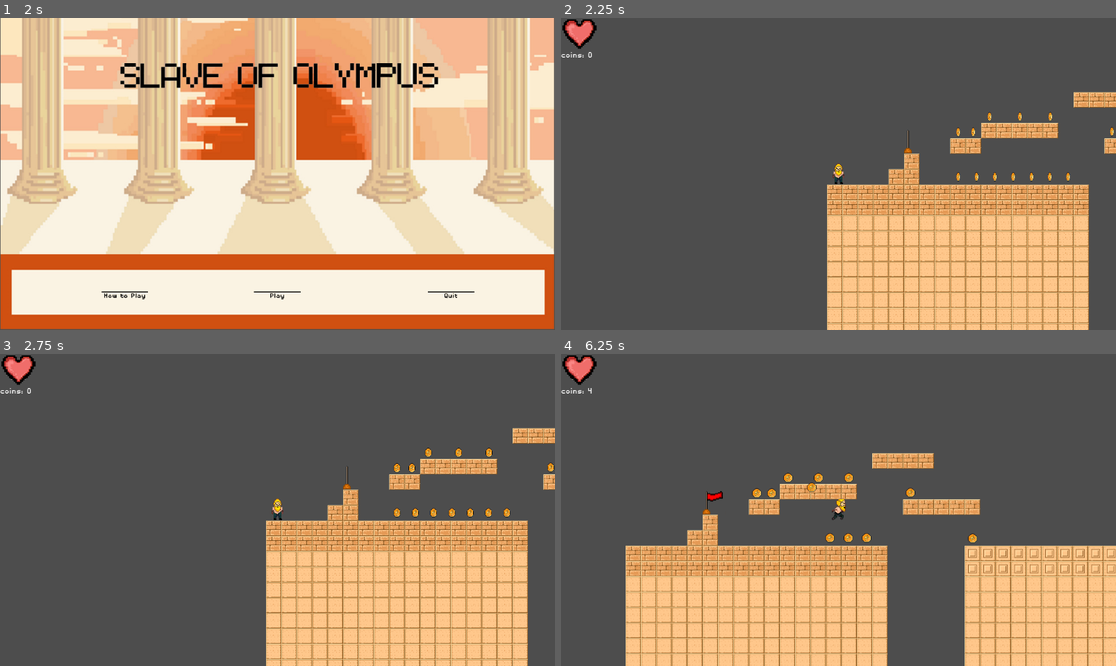
Above: before the commit, frames 1-4 (two rows, left to right).
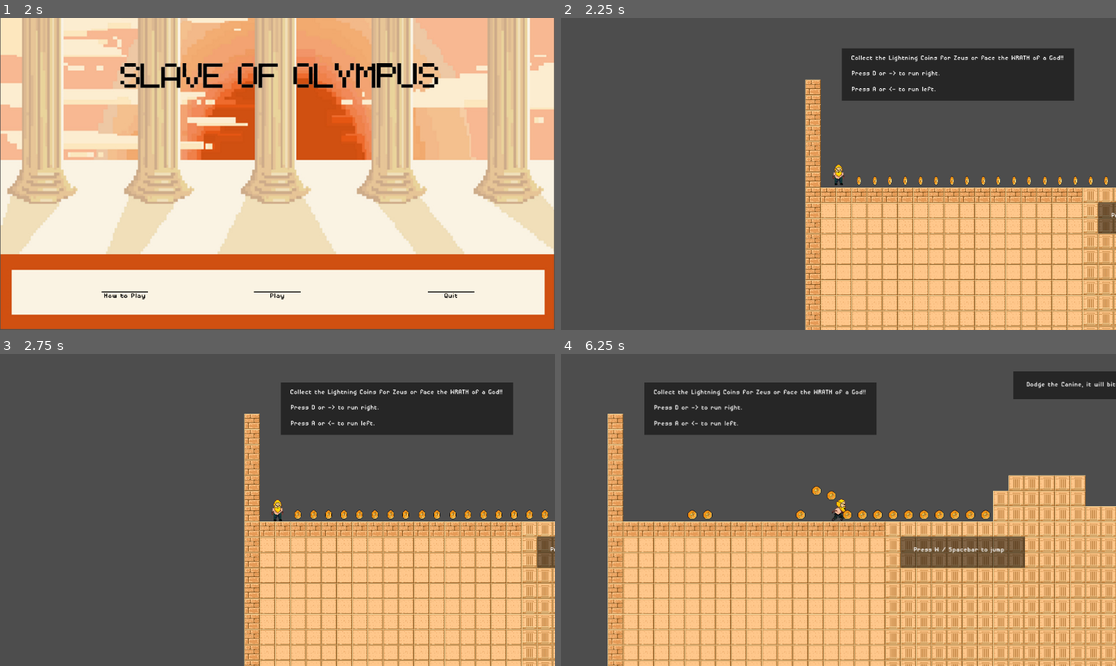
Above: after the commit, the same moments.

Repository: Keezgeez/Slave-Of-Olympus
Game: Godot game, scene res://Scenes/main_menu.tscn
Same seed, same stepped clock (60 frames per second), same inputs: the game is played once before the commit and once after it.
Inputs:
- Up to frame 1 (2 s): click "How to Play" at 0.5 s; click "Back" at 1.25 s
- Up to frame 2 (2.25 s): click "Play" at 2 s
- Up to frame 3 (2.75 s): no input
- Up to frame 4 (6.25 s): tap D every 0.75 s from 2.75 to 5.75 s; hold Right (ui_right) 2.78-4.28 s; tap Enter (ui_accept) at 3.02, 3.77, 5.27, 6.02 s; hold Left (ui_left) 4.28-5.03 s; hold Right (ui_right) from 5.03 s (still down)

Frame 1 is identical in both runs. In frame 2, 25% of the frame differs, in the area x 0-100%, y 0-100%; in frame 3, 25%; in frame 4, 44%.

Commit message:
changeScene

Diff:
--- a/Main Menu.gd
+++ b/Main Menu.gd
@@ -10,7 +10,7 @@
 
 func _on_how_to_play_pressed():
 
-	get_tree().change_scene_to_file("res://Scenes/game.tscn")
+	get_tree().change_scene_to_file("res://Scenes/tutorial.tscn")
 
 
 func _on_quit_pressed():
--- a/Scenes/canine.tscn
+++ b/Scenes/canine.tscn
@@ -1,6 +1,6 @@
 [gd_scene load_steps=19 format=3 uid="uid://qlkum7x2dw3b"]
 
-[ext_resource type="Script" path="res://Scenes/canine.gd" id="1_jvtkg"]
+[ext_resource type="Script" path="res://Scripts/canine.gd" id="1_37v7c"]
 [ext_resource type="Texture2D" uid="uid://c80dsbu7u33oe" path="res://Assets/Enemies/EnemyCanine.png" id="1_spehl"]
 [ext_resource type="PackedScene" uid="uid://ds4g2alyym1nv" path="res://Scenes/k_illzone.tscn" id="2_fh4dy"]
 
@@ -112,7 +112,7 @@
 size = Vector2(38, 9)
 
 [node name="Canine" type="Node2D"]
-script = ExtResource("1_jvtkg")
+script = ExtResource("1_37v7c")
 
 [node name="CanineEnemy" type="AnimatedSprite2D" parent="."]
 sprite_frames = SubResource("SpriteFrames_gqc7q")
--- a/Scenes/checkpoint.tscn
+++ b/Scenes/checkpoint.tscn
@@ -1,7 +1,7 @@
 [gd_scene load_steps=9 format=3 uid="uid://dujbfx3ykpkm4"]
 
 [ext_resource type="Texture2D" uid="uid://dhe4h70exwh1k" path="res://Assets/Flag/FinalFlag.png" id="1_j57b2"]
-[ext_resource type="Script" path="res://Scenes/checkpoint.gd" id="1_rtmge"]
+[ext_resource type="Script" path="res://Scripts/checkpoint.gd" id="1_tcatg"]
 
 [sub_resource type="AtlasTexture" id="AtlasTexture_e2q04"]
 atlas = ExtResource("1_j57b2")
@@ -48,7 +48,7 @@
 size = Vector2(6, 45)
 
 [node name="Checkpoint" type="Node2D"]
-script = ExtResource("1_rtmge")
+script = ExtResource("1_tcatg")
 
 [node name="Flag" type="AnimatedSprite2D" parent="."]
 sprite_frames = SubResource("SpriteFrames_r4wph")
--- a/Scenes/game.tscn
+++ b/Scenes/game.tscn
@@ -16,7 +16,7 @@
 [ext_resource type="Script" path="res://Scripts/fourthMovingPlatform.gd" id="15_r4e3l"]
 [ext_resource type="Script" path="res://Scripts/fifthMovingPlatform.gd" id="16_ucaja"]
 [ext_resource type="Script" path="res://Scripts/sixthMovingPlatform.gd" id="17_jwtfm"]
-[ext_resource type="Script" path="res://Scenes/seventhMovingPlatform.gd" id="18_15r15"]
+[ext_resource type="Script" path="res://Scripts/seventhMovingPlatform.gd" id="18_15r15"]
 [ext_resource type="PackedScene" uid="uid://bplaekyvrylor" path="res://Scenes/hitpoints.tscn" id="20_12ydy"]
 [ext_resource type="PackedScene" uid="uid://4wgs2qpp7ss6" path="res://Scenes/hud.tscn" id="20_rwnhf"]
 [ext_resource type="PackedScene" uid="uid://dujbfx3ykpkm4" path="res://Scenes/checkpoint.tscn" id="21_ssroo"]
--- a/Scenes/hitpoints.tscn
+++ b/Scenes/hitpoints.tscn
@@ -1,6 +1,6 @@
 [gd_scene load_steps=9 format=3 uid="uid://bplaekyvrylor"]
 
-[ext_resource type="Script" path="res://Scenes/hitpoints.gd" id="1_ecyco"]
+[ext_resource type="Script" path="res://Scripts/hitpoints.gd" id="1_ecyco"]
 [ext_resource type="Texture2D" uid="uid://c7bcw061kyh18" path="res://Assets/HitPoints/harthart.png" id="1_xlg5m"]
 
 [sub_resource type="AtlasTexture" id="AtlasTexture_mpuar"]
--- a/Scenes/main_menuOptions.tscn
+++ b/Scenes/main_menuOptions.tscn
@@ -1,6 +1,6 @@
 [gd_scene load_steps=5 format=3 uid="uid://btxkyb7cj2mnq"]
 
-[ext_resource type="Script" path="res://Scenes/main_menuOptions.gd" id="1_py55x"]
+[ext_resource type="Script" path="res://Scripts/main_menuOptions.gd" id="1_py55x"]
 [ext_resource type="FontFile" uid="uid://bcyl0krkskbkv" path="res://Assets/FontText/disposabledroid-bb.regular.ttf" id="2_0686i"]
 
 [sub_resource type="StyleBoxFlat" id="StyleBoxFlat_lyywy"]
--- a/Scenes/slave.tscn
+++ b/Scenes/slave.tscn
@@ -251,7 +251,7 @@
 [node name="Slaave" type="AnimatedSprite2D" parent="."]
 sprite_frames = SubResource("SpriteFrames_ky0n8")
 animation = &"JumpRight"
-frame_progress = 0.577868
+frame_progress = 0.343952
 
 [node name="CollisionShape2D" type="CollisionShape2D" parent="."]
 position = Vector2(0, 3)
--- a/tutorial.tscn
+++ b/Scenes/tutorial.tscn
@@ -1,18 +1,20 @@
-[gd_scene load_steps=17 format=3 uid="uid://2v6qhyyo1nus"]
-
-[ext_resource type="Texture2D" uid="uid://bus3xuwmlo0rb" path="res://Assets/InGameBackground/GameBG.png" id="1_2wbgu"]
-[ext_resource type="Texture2D" uid="uid://bnfeam3v2x6ct" path="res://Assets/Blocks/1.png" id="1_h81we"]
-[ext_resource type="Texture2D" uid="uid://cn12nhyeygvja" path="res://Assets/Blocks/2.png" id="2_p34ox"]
-[ext_resource type="Texture2D" uid="uid://bp5tx2fqnvxpt" path="res://Assets/Blocks/3.png" id="3_cks8e"]
-[ext_resource type="Texture2D" uid="uid://ccpvb5lk5ucrc" path="res://Assets/Blocks/4.png" id="4_c4v7q"]
-[ext_resource type="Texture2D" uid="uid://whyh77ycl45k" path="res://Assets/Blocks/SLAB.png" id="5_2opb3"]
-[ext_resource type="PackedScene" uid="uid://bk5ts2kw0uv3n" path="res://Scenes/slave.tscn" id="6_c44dc"]
-[ext_resource type="PackedScene" uid="uid://c66sd07qyxyht" path="res://Scenes/platform_falling.tscn" id="7_83bys"]
-[ext_resource type="PackedScene" uid="uid://cgf0bttuvf7vv" path="res://Scenes/coin.tscn" id="8_k8s5h"]
-[ext_resource type="FontFile" uid="uid://bcyl0krkskbkv" path="res://Assets/FontText/disposabledroid-bb.regular.ttf" id="9_cvnpv"]
+[gd_scene load_steps=19 format=3 uid="uid://2v6qhyyo1nus"]
+
+[ext_resource type="Texture2D" uid="uid://bus3xuwmlo0rb" path="res://Assets/InGameBackground/GameBG.png" id="1_21co0"]
+[ext_resource type="Texture2D" uid="uid://bnfeam3v2x6ct" path="res://Assets/Blocks/1.png" id="2_gabru"]
+[ext_resource type="Texture2D" uid="uid://cn12nhyeygvja" path="res://Assets/Blocks/2.png" id="3_xipn5"]
+[ext_resource type="Texture2D" uid="uid://bp5tx2fqnvxpt" path="res://Assets/Blocks/3.png" id="4_kg0sh"]
+[ext_resource type="Texture2D" uid="uid://ccpvb5lk5ucrc" path="res://Assets/Blocks/4.png" id="5_nblci"]
+[ext_resource type="Texture2D" uid="uid://whyh77ycl45k" path="res://Assets/Blocks/SLAB.png" id="6_ieojw"]
+[ext_resource type="PackedScene" uid="uid://bk5ts2kw0uv3n" path="res://Scenes/slave.tscn" id="7_2i3b8"]
+[ext_resource type="PackedScene" uid="uid://cgf0bttuvf7vv" path="res://Scenes/coin.tscn" id="8_cttqj"]
+[ext_resource type="FontFile" uid="uid://bcyl0krkskbkv" path="res://Assets/FontText/disposabledroid-bb.regular.ttf" id="9_ymfny"]
+[ext_resource type="PackedScene" uid="uid://c66sd07qyxyht" path="res://Scenes/platform_falling.tscn" id="10_m1vdg"]
+[ext_resource type="PackedScene" uid="uid://qlkum7x2dw3b" path="res://Scenes/canine.tscn" id="11_qqwe7"]
+[ext_resource type="PackedScene" uid="uid://u8rednxgr1y3" path="res://Scenes/zeu_z.tscn" id="12_65oom"]
 
 [sub_resource type="TileSetAtlasSource" id="TileSetAtlasSource_2ttem"]
-texture = ExtResource("1_h81we")
+texture = ExtResource("2_gabru")
 0:0/size_in_atlas = Vector2i(2, 2)
 0:0/0 = 0
 0:0/0/physics_layer_0/linear_velocity = Vector2(0, 0)
@@ -75,81 +77,81 @@
 format = 2
 layer_0/tile_data = PackedInt32Array(1245193, 0, 0, 1310729, 0, 0, 1310730, 0, 0, 1245194, 0, 0, 1310714, 0, 0, 1376250 …(21337 unchanged characters)…
 
-[node name="Slave" parent="." instance=ExtResource("6_c44dc")]
-position = Vector2(180, 33)
+[node name="Slave" parent="." instance=ExtResource("7_2i3b8")]
+position = Vector2(177, 33)
 
 [node name="Camera2D" type="Camera2D" parent="Slave"]
 
-[node name="Coin" parent="." instance=ExtResource("8_k8s5h")]
+[node name="Coin" parent="." instance=ExtResource("8_cttqj")]
 position = Vector2(379, 62)
 
-[node name="Coin13" parent="." instance=ExtResource("8_k8s5h")]
+[node name="Coin13" parent="." instance=ExtResource("8_cttqj")]
 position = Vector2(347, 62)
 
-[node name="Coin14" parent="." instance=ExtResource("8_k8s5h")]
+[node name="Coin14" parent="." instance=ExtResource("8_cttqj")]
 position = Vector2(315, 62)
 
-[node name="Coin15" parent="." instance=ExtResource("8_k8s5h")]
+[node name="Coin15" parent="." instance=ExtResource("8_cttqj")]
 position = Vector2(283, 62)
 
-[node name="Coin16" parent="." instance=ExtResource("8_k8s5h")]
+[node name="Coin16" parent="." instance=ExtResource("8_cttqj")]
 position = Vector2(252, 62)
 
-[node name="Coin17" parent="." instance=ExtResource("8_k8s5h")]
+[node name="Coin17" parent="." instance=ExtResource("8_cttqj")]
 position = Vector2(219, 62)
 
-[node name="Coin12" parent="." instance=ExtResource("8_k8s5h")]
+[node name="Coin12" parent="." instance=ExtResource("8_cttqj")]
 position = Vector2(379, 62)
 
-[node name="Coin2" parent="." instance=ExtResource("8_k8s5h")]
+[node name="Coin2" parent="." instance=ExtResource("8_cttqj")]
 position = Vector2(412, 62)
 
-[node name="Coin3" parent="." instance=ExtResource("8_k8s5h")]
+[node name="Coin3" parent="." instance=ExtResource("8_cttqj")]
 position = Vector2(443, 62)
 
-[node name="Coin4" parent="." instance=ExtResource("8_k8s5h")]
+[node name="Coin4" parent="." instance=ExtResource("8_cttqj")]
 position = Vector2(477, 62)
 
-[node name="Coin5" parent="." instance=ExtResource("8_k8s5h")]
+[node name="Coin5" parent="." instance=ExtResource("8_cttqj")]
 position = Vector2(508, 62)
 
-[node name="Coin6" parent="." instance=ExtResource("8_k8s5h")]
+[node name="Coin6" parent="." instance=ExtResource("8_cttqj")]
 position = Vector2(541, 62)
 
-[node name="Coin7" parent="." instance=ExtResource("8_k8s5h")]
+[node name="Coin7" parent="." instance=ExtResource("8_cttqj")]
 position = Vector2(572, 62)
 
-[node name="Coin8" parent="." instance=ExtResource("8_k8s5h")]
+[node name="Coin8" parent="." instance=ExtResource("8_cttqj")]
 position = Vector2(605, 62)
 
-[node name="Coin9" parent="." instance=ExtResource("8_k8s5h")]
+[node name="Coin9" parent="." instance=ExtResource("8_cttqj")]
 position = Vector2(636, 62)
 
-[node name="Coin10" parent="." instance=ExtResource("8_k8s5h")]
+[node name="Coin10" parent="." instance=ExtResource("8_cttqj")]
 position = Vector2(668, 62)
 
-[node name="Coin25" parent="." instance=ExtResource("8_k8s5h")]
+[node name="Coin25" parent="." instance=ExtResource("8_cttqj")]
 position = Vector2(700, 62)
 
-[node name="Coin11" parent="." instance=ExtResource("8_k8s5h")]
+[node name="Coin11" parent="." instance=ExtResource("8_cttqj")]
 position = Vector2(668, 62)
 
-[node name="Coin18" parent="." instance=ExtResource("8_k8s5h")]
+[node name="Coin18" parent="." instance=ExtResource("8_cttqj")]
 position = Vector2(732, 62)
 
-[node name="Coin19" parent="." instance=ExtResource("8_k8s5h")]
+[node name="Coin19" parent="." instance=ExtResource("8_cttqj")]
 position = Vector2(764, 62)
 
-[node name="Coin20" parent="." instance=ExtResource("8_k8s5h")]
+[node name="Coin20" parent="." instance=ExtResource("8_cttqj")]
 position = Vector2(796, 62)
 
-[node name="Coin21" parent="." instance=ExtResource("8_k8s5h")]
+[node name="Coin21" parent="." instance=ExtResource("8_cttqj")]
 position = Vector2(828, 62)
 
-[node name="Coin22" parent="." instance=ExtResource("8_k8s5h")]
+[node name="Coin22" parent="." instance=ExtResource("8_cttqj")]
 position = Vector2(860, 62)
 
-[node name="Coin23" parent="." instance=ExtResource("8_k8s5h")]
+[node name="Coin23" parent="." instance=ExtResource("8_cttqj")]
 position = Vector2(892, 62)
 
 [node name="ColorRect" type="ColorRect" parent="."]
@@ -243,42 +245,48 @@
 offset_top = -264.0
 offset_right = 2353.0
 offset_bottom = -210.0
-theme_override_fonts/font = ExtResource("9_cvnpv")
+theme_override_fonts/font = ExtResource("9_ymfny")
 text = "Go to Zeus to give the Lightning Coins you collected and claim
 your FREEDOM!"
 
-[node name="falling_platform" parent="." instance=ExtResource("7_83bys")]
+[node name="falling_platform" parent="." instance=ExtResource("10_m1vdg")]
 position = Vector2(1436, -4)
 
-[node name="falling_platform2" parent="." instance=ExtResource("7_83bys")]
+[node name="falling_platform2" parent="." instance=ExtResource("10_m1vdg")]
 position = Vector2(1468, -4)
 
-[node name="falling_platform3" parent="." instance=ExtResource("7_83bys")]
+[node name="falling_platform3" parent="." instance=ExtResource("10_m1vdg")]
 position = Vector2(1500, -4)
 
-[node name="falling_platform4" parent="." instance=ExtResource("7_83bys")]
+[node name="falling_platform4" parent="." instance=ExtResource("10_m1vdg")]
 position = Vector2(1532, -4)
 
-[node name="falling_platform5" parent="." instance=ExtResource("7_83bys")]
+[node name="falling_platform5" parent="." instance=ExtResource("10_m1vdg")]
 position = Vector2(1564, -4)
 
-[node name="falling_platform6" parent="." instance=ExtResource("7_83bys")]
+[node name="falling_platform6" parent="." instance=ExtResource("10_m1vdg")]
 position = Vector2(1596, -4)
 
-[node name="falling_platform7" parent="." instance=ExtResource("7_83bys")]
+[node name="falling_platform7" parent="." instance=ExtResource("10_m1vdg")]
 position = Vector2(1628, -4)
 
-[node name="falling_platform8" parent="." instance=ExtResource("7_83bys")]
+[node name="falling_platform8" parent="." instance=ExtResource("10_m1vdg")]
 position = Vector2(1660, -4)
 
-[node name="falling_platform9" parent="." instance=ExtResource("7_83bys")]
+[node name="falling_platform9" parent="." instance=ExtResource("10_m1vdg")]
 position = Vector2(1692, -4)
 
-[node name="falling_platform10" parent="." instance=ExtResource("7_83bys")]
+[node name="falling_platform10" parent="." instance=ExtResource("10_m1vdg")]
 position = Vector2(1724, -4)
 
-[node name="falling_platform11" parent="." instance=ExtResource("7_83bys")]
+[node name="falling_platform11" parent="." instance=ExtResource("10_m1vdg")]
 position = Vector2(1756, -4)
 
-[node name="falling_platform12" parent="." instance=ExtResource("7_83bys")]
+[node name="falling_platform12" parent="." instance=ExtResource("10_m1vdg")]
 position = Vector2(1788, -4)
+
+[node name="Canine2" parent="." instance=ExtResource("11_qqwe7")]
+position = Vector2(1125, 27)
+
+[node name="ZeuZ" parent="." instance=ExtResource("12_65oom")]
+position = Vector2(2439, -151)
--- /dev/null
+++ b/Scenes/zeu_z.tscn
@@ -0,0 +1,91 @@
+[gd_scene load_steps=12 format=3 uid="uid://u8rednxgr1y3"]
+
+[ext_resource type="Texture2D" uid="uid://cagjxuajkw3dh" path="res://Assets/Zeus/FinalZeus.png" id="2_l8qxs"]
+
+[sub_resource type="AtlasTexture" id="AtlasTexture_3q44p"]
+atlas = ExtResource("2_l8qxs")
+region = Rect2(0, 112, 80, 112)
+
+[sub_resource type="AtlasTexture" id="AtlasTexture_hm8dn"]
+atlas = ExtResource("2_l8qxs")
+region = Rect2(80, 112, 80, 112)
+
+[sub_resource type="AtlasTexture" id="AtlasTexture_ri0ga"]
+atlas = ExtResource("2_l8qxs")
+region = Rect2(160, 112, 80, 112)
+
+[sub_resource type="AtlasTexture" id="AtlasTexture_5i1k2"]
+atlas = ExtResource("2_l8qxs")
+region = Rect2(240, 112, 80, 112)
+
+[sub_resource type="AtlasTexture" id="AtlasTexture_7xb1g"]
+atlas = ExtResource("2_l8qxs")
+region = Rect2(0, 112, 80, 112)
+
+[sub_resource type="AtlasTexture" id="AtlasTexture_42vep"]
+atlas = ExtResource("2_l8qxs")
+region = Rect2(80, 112, 80, 112)
+
+[sub_resource type="AtlasTexture" id="AtlasTexture_fo8rp"]
+atlas = ExtResource("2_l8qxs")
+region = Rect2(160, 112, 80, 112)
+
+[sub_resource type="AtlasTexture" id="AtlasTexture_17fml"]
+atlas = ExtResource("2_l8qxs")
+region = Rect2(240, 112, 80, 112)
+
+[sub_resource type="SpriteFrames" id="SpriteFrames_0qq7b"]
+animations = [{
+"frames": [],
+"loop": true,
+"name": &"ZeusLeft",
+"speed": 8.0
+}, {
+"frames": [{
+"duration": 1.0,
+"texture": SubResource("AtlasTexture_3q44p")
+}, {
+"duration": 1.0,
+"texture": SubResource("AtlasTexture_hm8dn")
+}, {
+"duration": 1.0,
+"texture": SubResource("AtlasTexture_ri0ga")
+}, {
+"duration": 1.0,
+"texture": SubResource("AtlasTexture_5i1k2")
+}],
+"loop": true,
+"name": &"ZeusLeft_1",
+"speed": 8.0
+}, {
+"frames": [{
+"duration": 1.0,
+"texture": SubResource("AtlasTexture_7xb1g")
+}, {
+"duration": 1.0,
+"texture": SubResource("AtlasTexture_42vep")
+}, {
+"duration": 1.0,
+"texture": SubResource("AtlasTexture_fo8rp")
+}, {
+"duration": 1.0,
+"texture": SubResource("AtlasTexture_17fml")
+}],
+"loop": true,
+"name": &"default",
+"speed": 8.0
+}]
+
+[sub_resource type="CapsuleShape2D" id="CapsuleShape2D_hayfv"]
+radius = 22.0
+height = 106.0
+
+[node name="ZeuZ" type="Area2D"]
+
+[node name="Zeus" type="AnimatedSprite2D" parent="."]
+sprite_frames = SubResource("SpriteFrames_0qq7b")
+autoplay = "ZeusLeft_1"
+frame_progress = 0.192712
+
+[node name="CollisionShape2D" type="CollisionShape2D" parent="."]
+shape = SubResource("CapsuleShape2D_hayfv")
--- a/Scripts/slave.gd
+++ b/Scripts/slave.gd
@@ -9,9 +9,6 @@
 var jumping_upward = false
 
 @onready var slaave = $Slaave
-
-func _process(delta):
-	print (global_position)
 
 func _ready():
 	respawnPosition = global_position
--- /dev/null
+++ b/Scripts/zeu_z.gd
@@ -0,0 +1,10 @@
+extends Area2D
+
+
+# Called when the node enters the scene tree for the first time.
+func _ready():
+	pass # Replace with function body.
+
+
+# Called every frame. 'delta' is the elapsed time since the previous frame.
+func _process(delta):
Binary file added: Assets/Zeus/FinalZeus.png
Not shown, added: Assets/Zeus/FinalZeus.png.import
Binary file added: Assets/Zeus/ZEUS.png
Not shown, added: Assets/Zeus/ZEUS.png.import
Binary file added: Assets/Zeus/ZEUZ.png
Not shown, added: Assets/Zeus/ZEUZ.png.import
Not shown: 11 places in Scenes/tutorial.tscn that only renumber resources
Renamed: Scenes/FirstText.gd -> Scripts/FirstText.gd
Renamed: Scenes/Label.gd -> Scripts/Label.gd
Renamed: Scenes/canine.gd -> Scripts/canine.gd
Renamed: Scenes/checkpoint.gd -> Scripts/checkpoint.gd
Renamed: Scenes/hitpoints.gd -> Scripts/hitpoints.gd
(and 2 more such lines)
